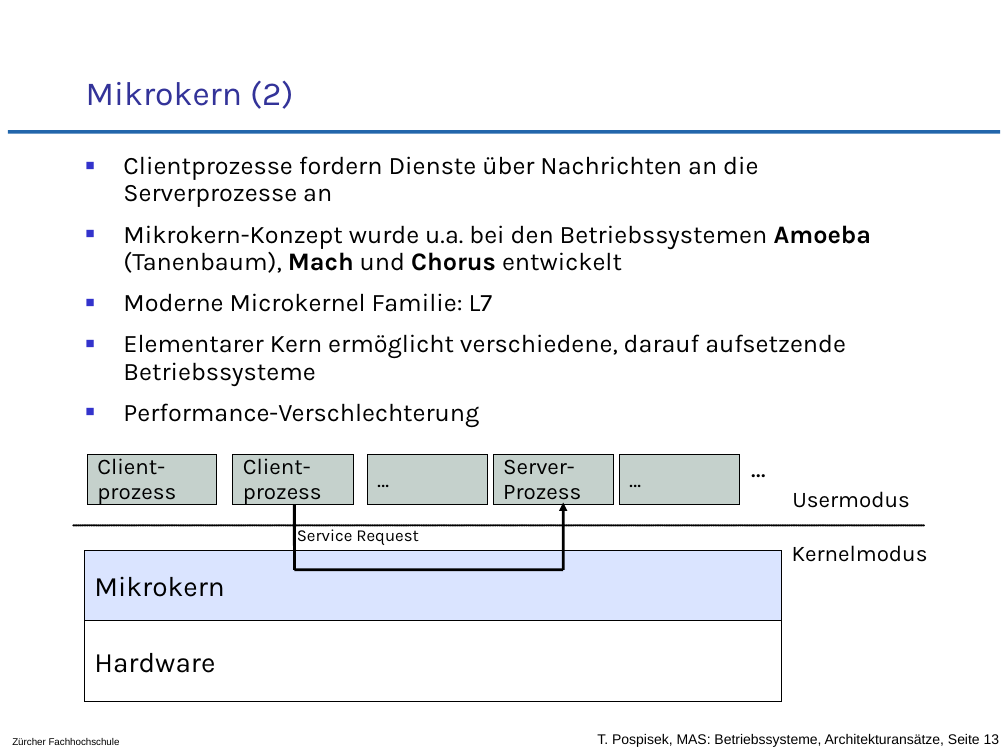
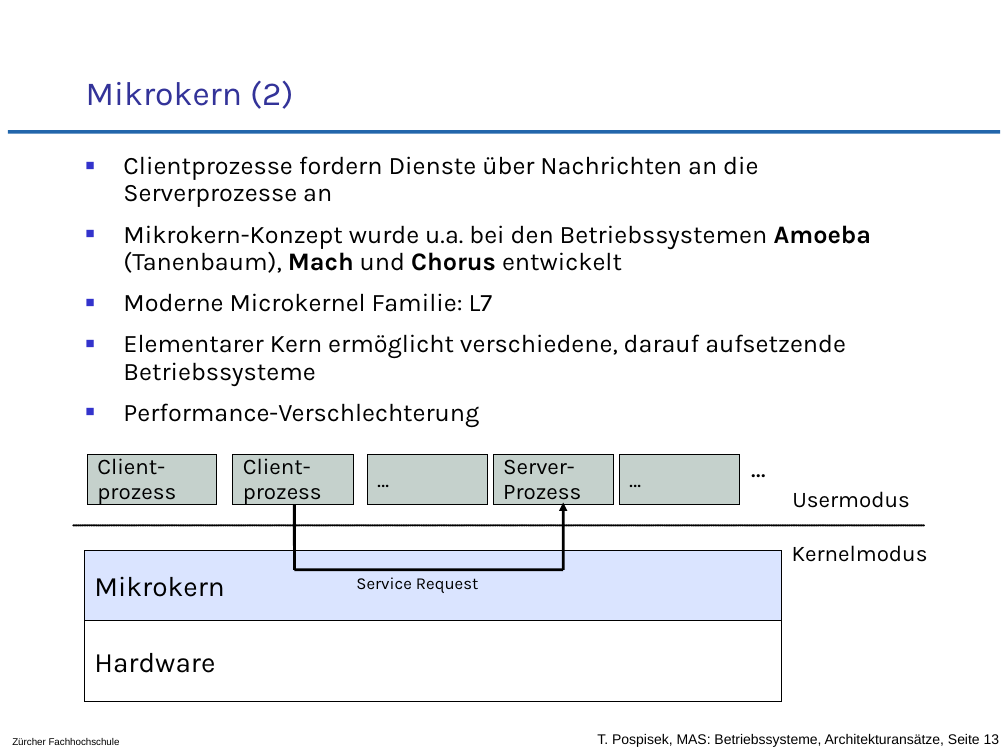
Before and after one commit to tpo/betriebssysteme, a slide deck: slide 13 of 02-2_Architekturansätze.odp. Drawn at 1008x756 pixels with LibreOffice and Linux fonts; fonts in the diff are those of the drawing; background and template pictures are left out. Boxes give left, top, right and bottom in pixels: in the first picture for what was removed or moved away, otherwise in the second. Text is boxed around its words. In the diff, an @@ line names an element or a change of style, - is before the commit and + after.

Commit message:
kleine Verbesserungen
- S. 6     - erwähnt das Hypervisormode Ring -1 ist
- S. 13    - "Service Request" in Diagram an lesbarere Stelle verschoben
- S. 14/15 - s/Weitere Libraries/Libraries/
- S. 17    - kleinere Fontsize, damit Text in Diagram passt
- S. 23    - EMF Diagram mit ODG ersetzt (hurra!)

```diff
--- a/02-2_Architekturansätze.odp
+++ b/02-2_Architekturansätze.odp
@@ text "Service Request": place and size @@
-text "Service Request" at (297,526,419,545)
+text "Service Request" at (356,577,479,593)
```
Also in this commit, not shown: 5 other slides changed.
